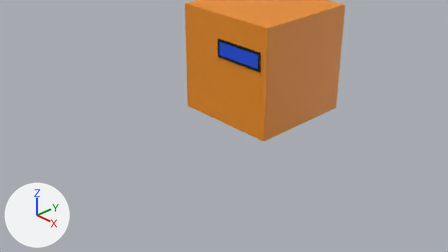
The Blender file mobilemedibox.blend: old version first, new version second.
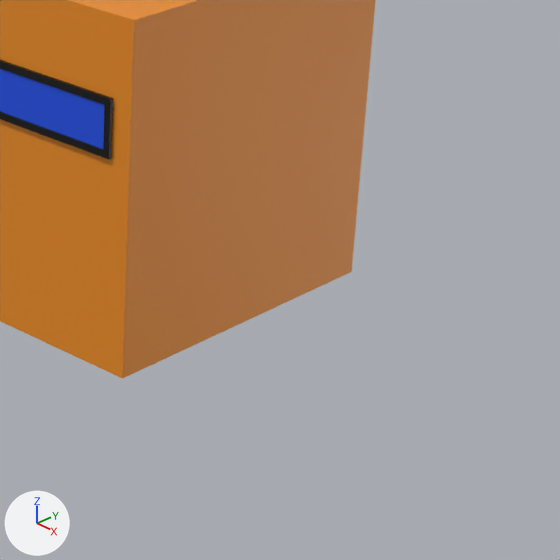
There are two pictures of each version: one from the file's camera 'Camera', one close up on the part from 50% to 90% of the width and 9% to 79% of the height. Lighting does not change. The marker at lower left points along +X, +Y and +Z.
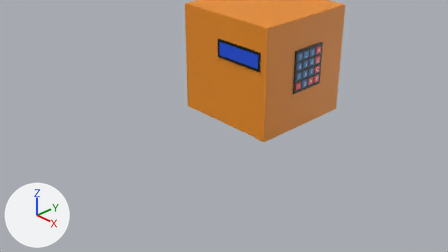
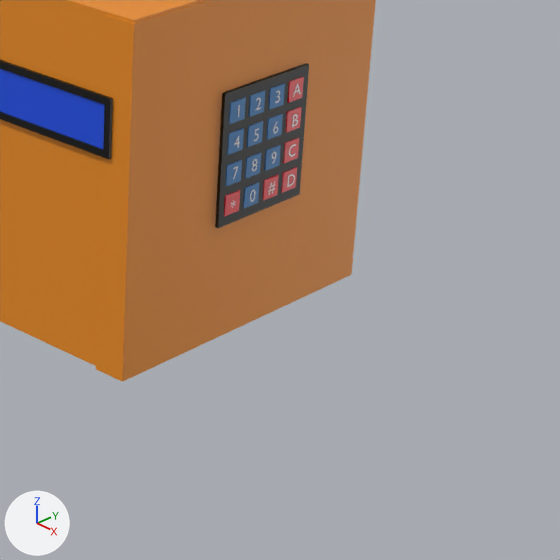
Location of each change, [x1, y1, x2, y2] in pixels of the close-ups (560 x 560 px):
'Cube.002', moved
    before: [123, 0, 376, 378]
    after: [96, 0, 376, 382]
'Cube.023', added
    after: [215, 63, 309, 228]
    faces in mat_material_002 (black #000000): [215, 63, 309, 228]
    faces in mat_material_004 (blue #397ebc): [225, 83, 285, 208]
    faces in mat_material (red #e7001e): [224, 77, 304, 217]

The edits, one by one:
Material 'Material.004' (mat_material_004) is new.
Its base color is (0.0409, 0.209, 0.503) (blue #397ebc).
Material 'Material' (mat_material) is new.
Its base color is (0.8, 0.0, 0.0129) (red #e7001e).
Its roughness is 0.4.
Mesh me_cube_025 is new.
It has 136 vertices, 102 faces and spans x -0.019..0.008, y -0.591..0.109, z -0.118..0.652.
Faces by material slot: [36, 6, 60].
It uses material mat_material (red #e7001e).
It uses material mat_material_002 (black #000000).
It uses material mat_material_004 (blue #397ebc).
Object 'Cube.002' (ob_cube_002) moves from (0.9, 1.0, 0.0) to (0.906, 0.994, -0.016).
Object 'Cube.023' (ob_cube_023) is new; it shows me_cube_025.
Its location is (1.045, 1.266, 0.813).
